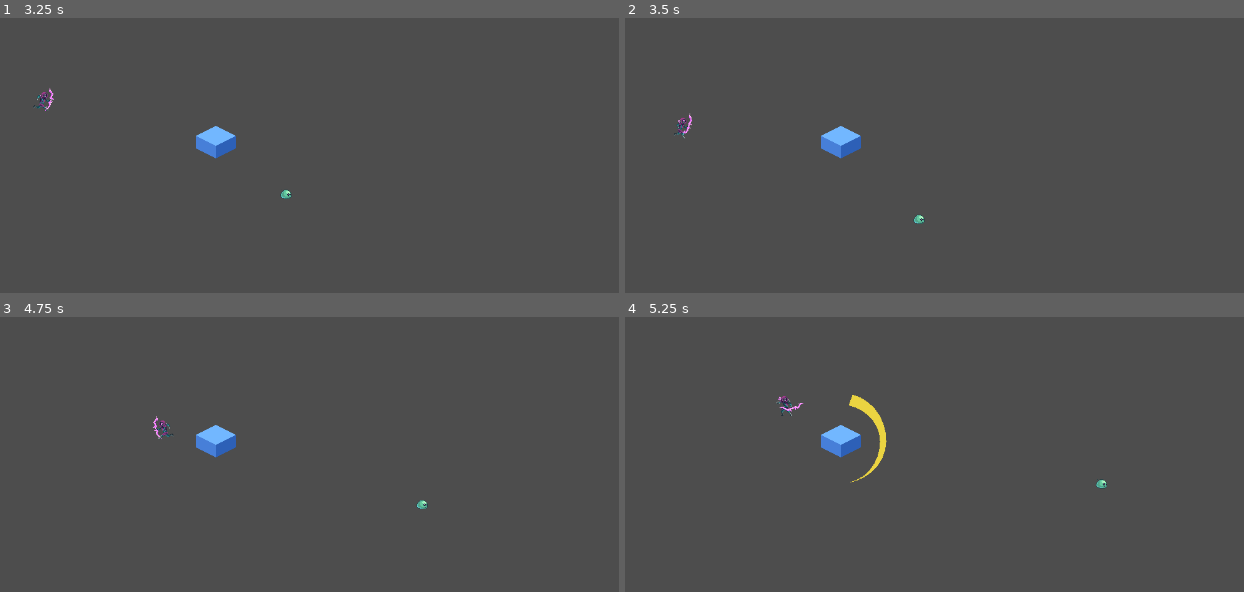
Above: before the commit, frames 1-4 (two rows, left to right).
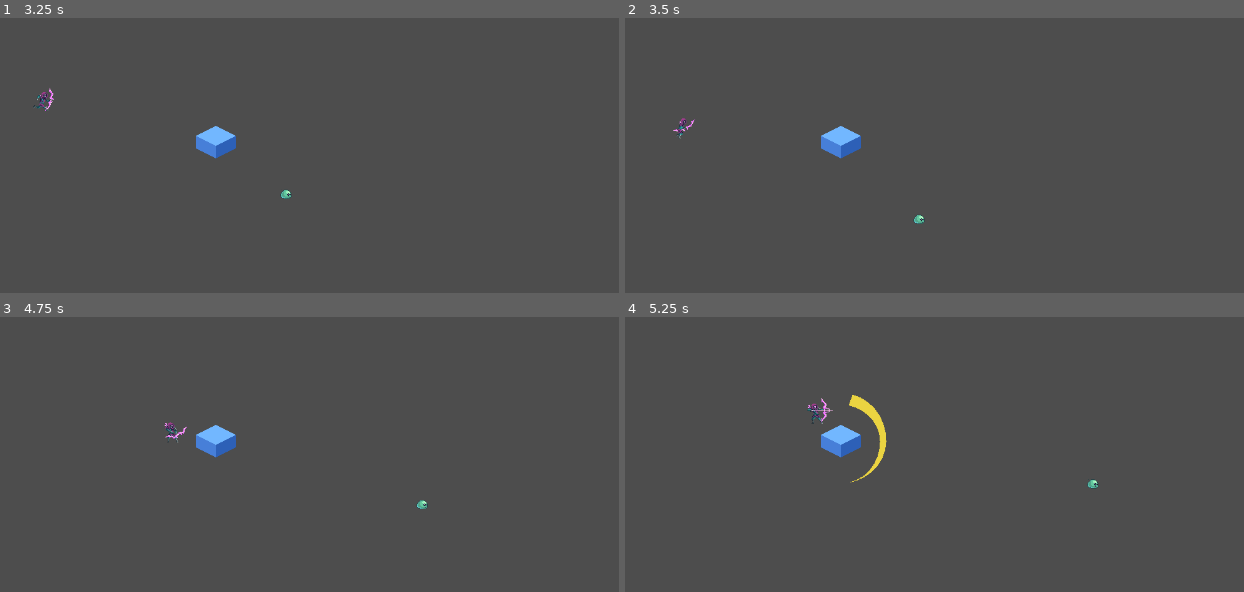
Above: after the commit, the same moments.

Repository: NoeRoberties/Odomat
Game: Godot game, scene res://Scenes/Maps/TestMap.tscn
Same seed, same stepped clock (60 frames per second), same inputs: the game is played once before the commit and once after it.
Inputs (mouse positions are in pixels of both pictures, inside the frame that each line leads up to):
- Up to frame 1 (3.25 s): tap Enter at 0.5 s; move the mouse to (383, 238) at 0.52 s; hold D (move_right) 0.53-1.28 s; hold Space (interact_npc) 0.53-1.28 s; click (383, 238) at 0.67 s; move the mouse to (61, 172) at 1.27 s; hold S (move_down) 1.28-2.03 s; tap Space (interact_npc) at 1.35, 2.85 s; move the mouse to (297, 51) at 2.02 s; hold D (move_right) 2.03-2.78 s; hold Space (interact_npc) 2.03-2.78 s; move the mouse to (179, 238) at 2.77 s; hold W (move_up) from 2.78 s (still down); click (179, 238) at 2.92 s
- Up to frame 2 (3.5 s): keep holding W (move_up)
- Up to frame 3 (4.75 s): move the mouse to (458, 515) at 3.52 s; release W (move_up) at 3.53 s; hold Space (interact_npc) 3.53-4.28 s; hold A (move_left) from 3.53 s (still down); move the mouse to (outside the picture) at 4.27 s; tap Space (interact_npc) at 4.35 s
- Up to frame 4 (5.25 s): move the mouse to (884, 449) at 5.02 s; release A (move_left) at 5.03 s; hold S (move_down) from 5.03 s (still down); hold Space (interact_npc) from 5.03 s (still down); click (884, 449) at 5.17 s

Frame 1 is identical in both runs. In frame 2, 0.1% of the frame differs, in the area x 7-12%, y 34-44%; in frame 3, 0.2%; in frame 4, 0.3%, in the area x 24-78%, y 28-63%.

Commit message:
[UPT] Fixed coding style + cleared code

Diff:
--- a/godot-project/odomat/Scenes/Enemies/Archer/Archer.tscn
+++ b/godot-project/odomat/Scenes/Enemies/Archer/Archer.tscn
@@ -230,11 +230,13 @@
 [node name="AnimatedSprite2D" type="AnimatedSprite2D" parent="." unique_id=1330407458]
 sprite_frames = SubResource("SpriteFrames_ckcc7")
 animation = &"shoot"
-speed_scale = 1.49
+frame_progress = 0.8963917
+speed_scale = 1.5
 centered = false
 offset = Vector2(-32.275, -47.155)
 
 [node name="CollisionShape2D" type="CollisionShape2D" parent="." unique_id=319536324]
+visible = false
 position = Vector2(-1.5, -14.5)
 shape = SubResource("RectangleShape2D_c4xqe")
 
@@ -243,6 +245,7 @@
 collision_mask = 2
 
 [node name="CollisionShape2D" type="CollisionShape2D" parent="DangerArea" unique_id=1288082928]
+visible = false
 position = Vector2(-1, -5)
 shape = SubResource("CircleShape2D_3jpb3")
 
@@ -251,6 +254,7 @@
 collision_mask = 2
 
 [node name="CollisionShape2D" type="CollisionShape2D" parent="AttackArea" unique_id=1479707010]
+visible = false
 shape = SubResource("CircleShape2D_v2wp6")
 
 [connection signal="body_entered" from="DangerArea" to="." method="_on_danger_area_body_entered"]
--- a/godot-project/odomat/Scripts/Enemies/Archer/archer.gd
+++ b/godot-project/odomat/Scripts/Enemies/Archer/archer.gd
@@ -2,56 +2,90 @@
 
 @export var arrow_scene : PackedScene = preload("res://Scenes/Enemies/Archer/arrow.tscn")
 
-var speed = 90
-var flee_speed = 130
-var stop_distance = 250.0
+var _speed = 90
+var _flee_speed = 130
+var _shoot_distance = 250.0
 
-var player = null
-var in_attack_zone = false
-var in_danger_zone = false
+var _player = null
+var _in_attack_zone = false
+var _in_danger_zone = false
 
-var shoot_cooldown = 2.0
-var shoot_timer = 0.0
+var _shoot_cooldown = 1.0
+var _shoot_timer = 0.0
+var _is_shooting = false
 
 
 func _physics_process(delta: float) -> void:
-	if player == null:
-		velocity = Vector2.ZERO
-		$AnimatedSprite2D.play("idle")
+	if _is_shooting:
 		move_and_slide()
 		return
 
-	if in_danger_zone:
-		var flee_dir = (global_position - player.global_position).normalized()
-		velocity = flee_dir * flee_speed
-		$AnimatedSprite2D.play("walk")
+	if _player == null:
+		_idle()
+		move_and_slide()
+		return
 
-	elif in_attack_zone:
-		var dist = global_position.distance_to(player.global_position)
-		if dist > stop_distance:
-			var approach_dir = (player.global_position - global_position).normalized()
-			velocity = approach_dir * speed
-			$AnimatedSprite2D.play("walk")
-		else:
-			velocity = Vector2.ZERO
-			if $AnimatedSprite2D.animation != "shoot":
-				$AnimatedSprite2D.play("idle")
-			shoot_timer -= delta
-			if shoot_timer <= 0.0:
-				shoot()
-				shoot_timer = shoot_cooldown
+	if _in_danger_zone:
+		_flee()
+	elif _in_attack_zone:
+		_attack(delta)
 
-	if in_danger_zone:
-		$AnimatedSprite2D.flip_h = (player.position.x > position.x)
-	else:
-		$AnimatedSprite2D.flip_h = (player.position.x < position.x)
-
+	_update_sprite_direction()
 	move_and_slide()
 
-func shoot() -> void:
-	if not arrow_scene or not player:
+
+func _idle() -> void:
+	velocity = Vector2.ZERO
+	$AnimatedSprite2D.play("idle")
+
+
+func _flee() -> void:
+	var flee_dir = (global_position - _player.global_position).normalized()
+	velocity = flee_dir * _flee_speed
+	$AnimatedSprite2D.play("walk")
+
+
+func _attack(delta: float) -> void:
+	var dist = global_position.distance_to(_player.global_position)
+	if dist > _shoot_distance:
+		_approach()
+	else:
+		_try_shoot(delta)
+
+
+func _approach() -> void:
+	var approach_dir = (_player.global_position - global_position).normalized()
+	velocity = approach_dir * _speed
+	$AnimatedSprite2D.play("walk")
+
+
+func _try_shoot(delta: float) -> void:
+	velocity = Vector2.ZERO
+	if not _is_shooting:
+		$AnimatedSprite2D.play("idle")
+	_shoot_timer -= delta
+	if _shoot_timer <= 0.0:
+		_shoot()
+		_shoot_timer = _shoot_cooldown
+
+
+func _update_sprite_direction() -> void:
+	if _in_danger_zone:
+		$AnimatedSprite2D.flip_h = (_player.position.x > position.x)
+	else:
+		$AnimatedSprite2D.flip_h = (_player.position.x < position.x)
+
+
+func _shoot() -> void:
+	if not arrow_scene or not _player:
 		return
+
+	_is_shooting = true
+	var target_position = _player.global_position
 	$AnimatedSprite2D.play("shoot")
+
+	var shoot_duration = $AnimatedSprite2D.sprite_frames.get_frame_count("shoot") / $AnimatedSprite2D.sprite_frames.get_animation_speed("shoot")
+	await get_tree().create_timer(shoot_duration - 0.5).timeout
 
 	var offset = Vector2(5, -30)
 	if $AnimatedSprite2D.flip_h:
@@ -61,38 +95,49 @@
 
 	var arrow = arrow_scene.instantiate()
 	arrow.pos = shoot_pos
-	arrow.dir = (player.global_position - shoot_pos).angle()
+	arrow.dir = (target_position - shoot_pos).angle()
 	arrow.rota = arrow.dir
-	arrow.target = player
+	arrow.target = _player
 	get_tree().current_scene.add_child(arrow)
+
+	_is_shooting = false
+	$AnimatedSprite2D.play("idle")
+
 
 func _on_animated_sprite_2d_animation_finished() -> void:
 	if $AnimatedSprite2D.animation == "shoot":
+		_is_shooting = false
 		$AnimatedSprite2D.play("idle")
+
 
 func _on_attack_area_body_entered(body: Node2D) -> void:
 	if not body.is_in_group("player"):
 		return
-	player = body
-	in_attack_zone = true
-	shoot_timer = shoot_cooldown
+	_player = body
+	_in_attack_zone = true
+	_shoot_timer = _shoot_cooldown
+
 
 func _on_attack_area_body_exited(body: Node2D) -> void:
 	if not body.is_in_group("player"):
 		return
-	in_attack_zone = false
-	if not in_danger_zone:
-		player = null
+	_in_attack_zone = false
+	_is_shooting = false
+	_shoot_timer = _shoot_cooldown
+	if not _in_danger_zone:
+		_player = null
+
 
 func _on_danger_area_body_entered(body: Node2D) -> void:
 	if not body.is_in_group("player"):
 		return
-	player = body
-	in_danger_zone = true
+	_player = body
+	_in_danger_zone = true
+
 
 func _on_danger_area_body_exited(body: Node2D) -> void:
 	if not body.is_in_group("player"):
 		return
-	in_danger_zone = false
-	if not in_attack_zone:
-		player = null
+	_in_danger_zone = false
+	if not _in_attack_zone:
+		_player = null
--- a/godot-project/odomat/Scripts/Enemies/Archer/arrow.gd
+++ b/godot-project/odomat/Scripts/Enemies/Archer/arrow.gd
@@ -3,24 +3,25 @@
 var pos : Vector2
 var rota : float
 var dir : float
-var speed = 1000
-var lifetime = 3.0
-var can_collide = false
 var target : Node = null
+
+var _speed = 1000
+var _lifetime = 3.0
+var _can_collide = false
 
 func _ready() -> void:
 	global_position = pos
 	global_rotation = rota
-	velocity = Vector2(speed, 0).rotated(dir)
+	velocity = Vector2(_speed, 0).rotated(dir)
 	await get_tree().create_timer(0.1).timeout
-	can_collide = true
+	_can_collide = true
 
 func _physics_process(delta: float) -> void:
 	move_and_slide()
 
-	if can_collide and get_slide_collision_count() > 0:
+	if _can_collide and get_slide_collision_count() > 0:
 		queue_free()
 
-	lifetime -= delta
-	if lifetime <= 0.0:
+	_lifetime -= delta
+	if _lifetime <= 0.0:
 		queue_free()
Not shown: 1 places in godot-project/odomat/Scenes/Enemies/Archer/Archer.tscn that only renumber resources
Not shown, added: .gitignore
